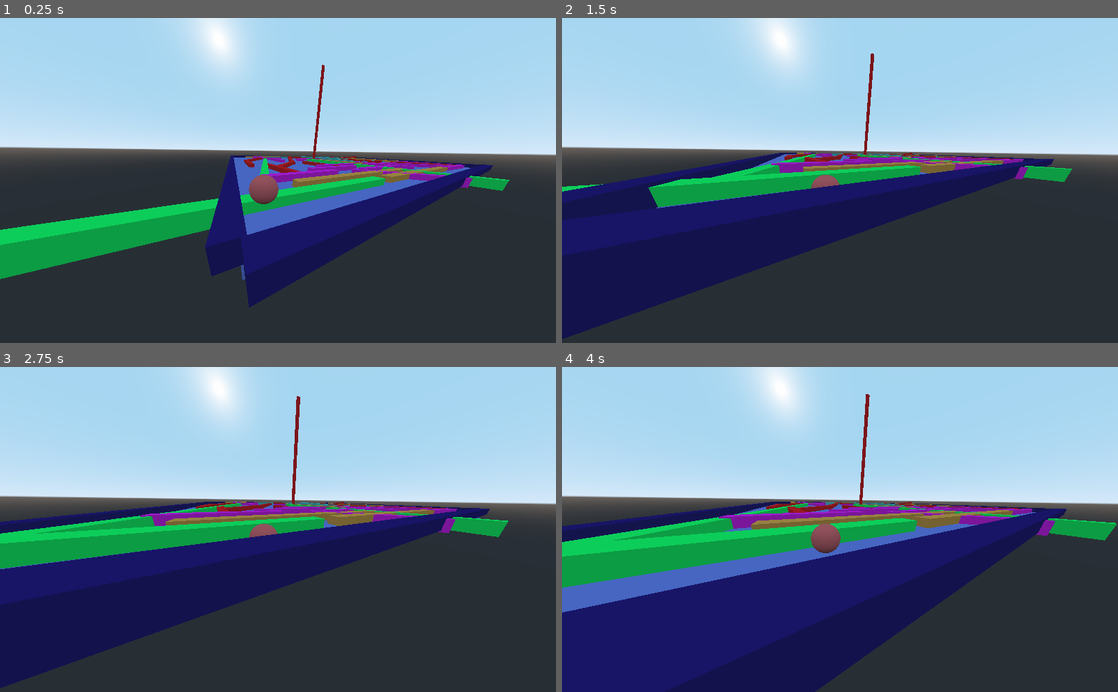
Above: before the commit, frames 1-4 (two rows, left to right).
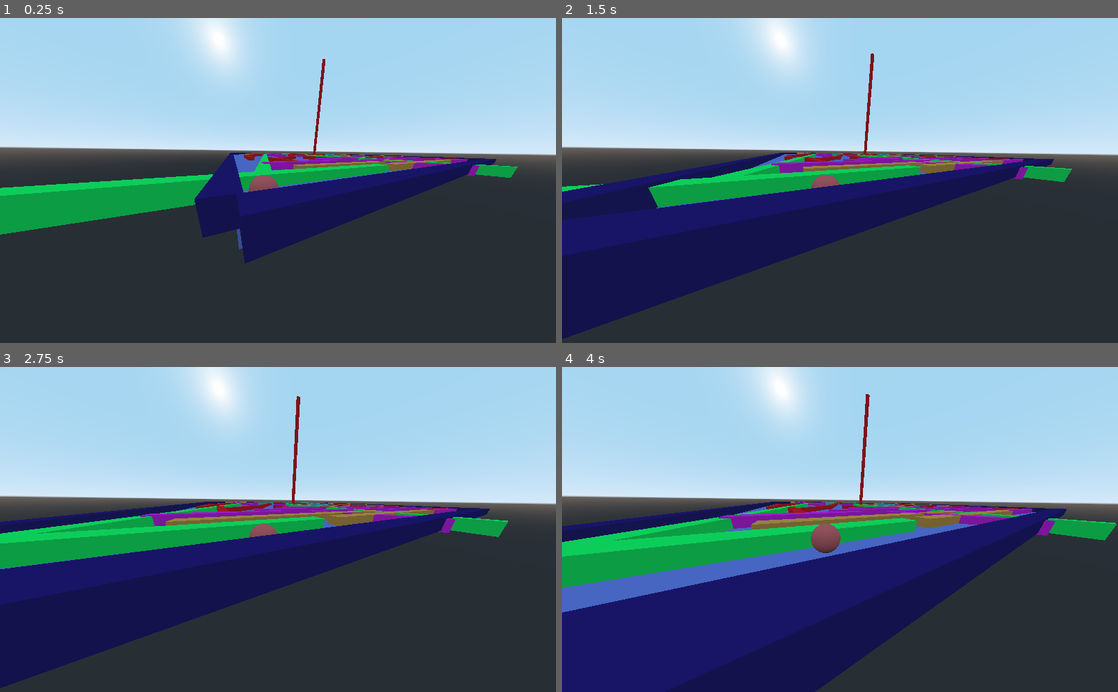
Above: after the commit, the same moments.

Repository: Chinuon/Bhulbhulaiya
Game: Godot game, scene res://Level1.tscn
Same seed, same stepped clock (60 frames per second), same inputs: the game is played once before the commit and once after it. The project has no main scene, so this scene is started directly.
Inputs:
- Up to frame 1 (0.25 s): no input
- Up to frame 2 (1.5 s): hold Right (ui_right) 0.53-1.28 s; hold Down (ui_down) from 1.28 s (still down)
- Up to frame 3 (2.75 s): tap Enter at 2 s; release Down (ui_down) at 2.03 s; hold Right (ui_right) from 2.03 s (still down)
- Up to frame 4 (4 s): release Right (ui_right) at 2.78 s; hold Up (ui_up) 2.78-3.53 s; hold Left (ui_left) from 3.53 s (still down)

The runs differ from the first frame. In frame 1, 22% of the frame differs, in the area x 0-94%, y 12-90%; in frame 2, less than 0.1%; in frame 3, less than 0.1%; in frame 4, less than 0.1%.

Commit message:
test2

Diff:
--- a/KinematicBody.gd
+++ b/KinematicBody.gd
@@ -28,8 +28,8 @@
 		velocity.z = lerp(velocity.z,0,0.1)
 
 	if velocity.y > 0:
-		gravity = -20
+		gravity = -3
 	else:
-		gravity = -30
-		velocity.y += gravity * delta
+		gravity = -3
+		velocity.y += gravity
 	move_and_slide(velocity, Vector3(0, 1, 0))
--- a/Level1.tscn
+++ b/Level1.tscn
@@ -555,7 +555,7 @@
 shape = SubResource( 25 )
 
 [node name="StaticBody34" type="StaticBody" parent="walls"]
-transform = Transform( -0.745441, 0, -0.666571, 0, 1, 0, 0.666571, 0, -0.745441, 47.8158, 0, -14.2735 )
+transform = Transform( 0.221769, 0, -0.975099, 0, 1, 0, 0.975099, 0, 0.221769, 47.8158, 0, -14.2735 )
 
 [node name="MeshInstance" type="MeshInstance" parent="walls/StaticBody34"]
 transform = Transform( 10, 0, 0, 0, 1, 0, 0, 0, 1, 0, 0, 0 )
@@ -567,10 +567,10 @@
 shape = SubResource( 25 )
 
 [node name="StaticBody35" type="StaticBody" parent="walls"]
-transform = Transform( 0.033652, 0.00606528, 0.999415, -0.146114, 0.989267, -0.0010838, -0.988695, -0.145992, 0.0341771, 45.4334, 0, -10.3963 )
+transform = Transform( 0.033652, 0.00606528, 0.999415, -0.0960617, 0.995371, -0.00280618, -0.994806, -0.0959111, 0.0340789, 10.2434, 0, -11.145 )
 
 [node name="MeshInstance" type="MeshInstance" parent="walls/StaticBody35"]
-transform = Transform( 10, 0, 0, 0, 1, 0, 0, 0, 1, 0, 0, 0 )
+transform = Transform( 9.97351, -0.0727425, 0.000530645, 0.727436, 0.997348, -0.00243332, -0.00352293, 0.00246546, 0.999997, 0.48548, 0.274921, 0.140462 )
 mesh = SubResource( 23 )
 material/0 = SubResource( 24 )
 
